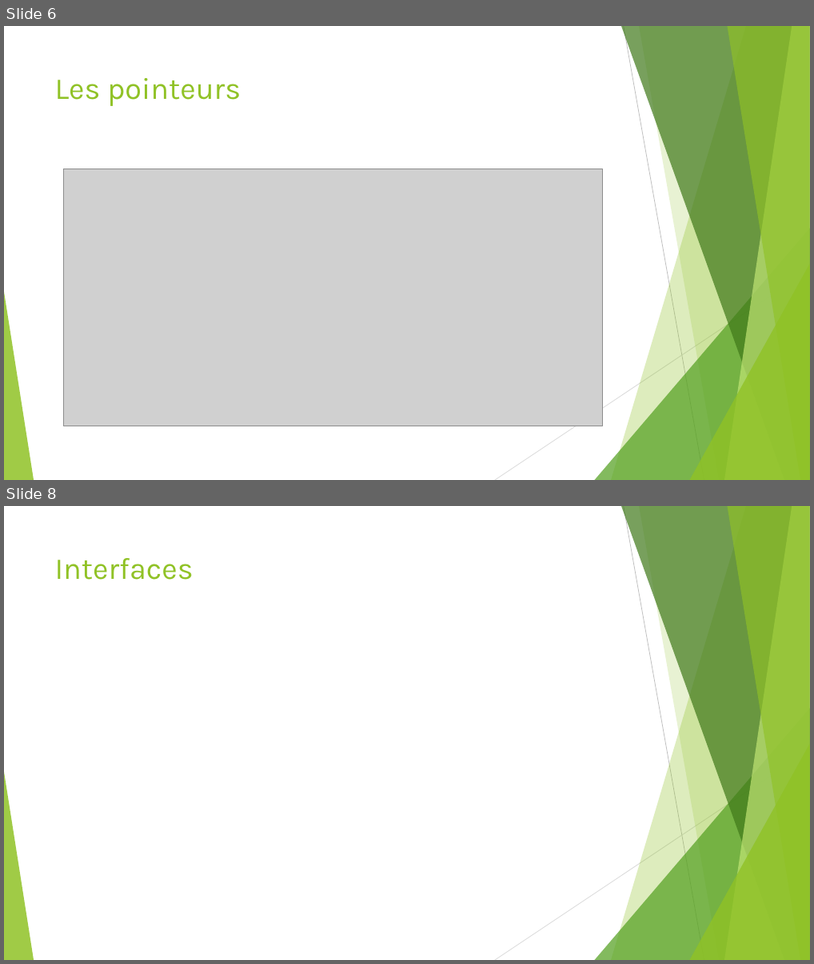
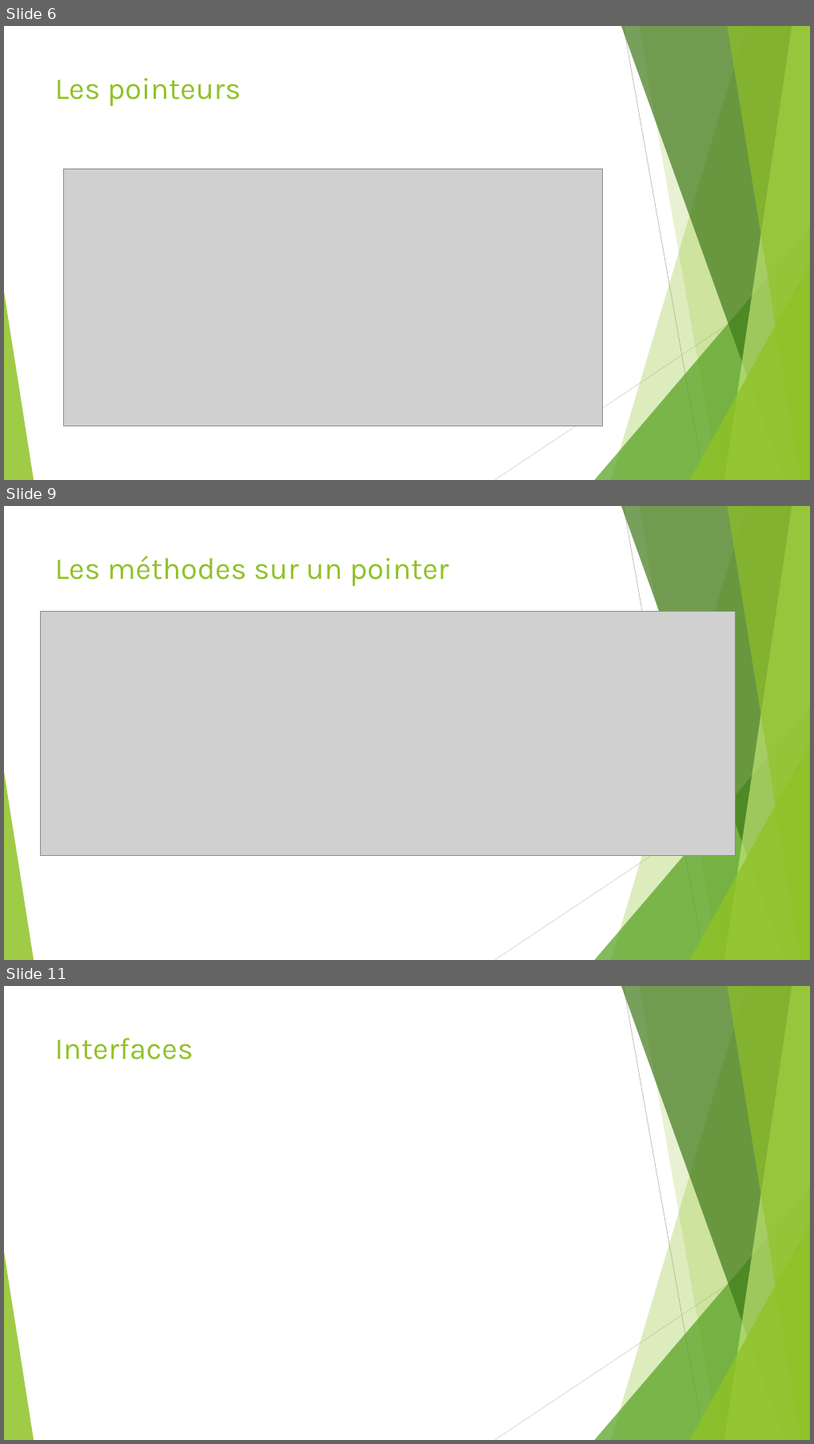
Before and after one commit to worming004/OOPAndGo, a slide deck: PPT/OOPAndGo.pptx. Shown one above the other, each under a label of ours: slides 6 and 8 before the commit, slides 6, 9 and 11 after it; the slides between them are not shown. The pictures are 814x964 and 814x1444 pixels, drawn with LibreOffice and Linux fonts; fonts in the diff are those of the drawing; grey boxes stand for pictures. Boxes give left, top, right and bottom in pixels: in the first picture for what was removed or moved away, otherwise in the second. Text is boxed around its words. In the diff, an @@ line names an element or a change of style, - is before the commit and + after.

Commit message:
méthodes et méthodes pointers

```diff
--- a/PPT/OOPAndGo.pptx
+++ b/PPT/OOPAndGo.pptx
@@ slide 9 added at box(4, 506, 810, 960), background #FFFFFF; not listed: 10 template elements that a slide beside it also shows @@
@@ title added at box(55, 556, 449, 586), 36 pt, text #90C226 @@
+Les méthodes sur un pointer
@@ picture added at box(40, 612, 736, 856) @@
@@ what was slide 8 is now slide 11 @@
```
Also in this commit, not shown: 2 slides changed, 2 other slides added, 2 other files.
